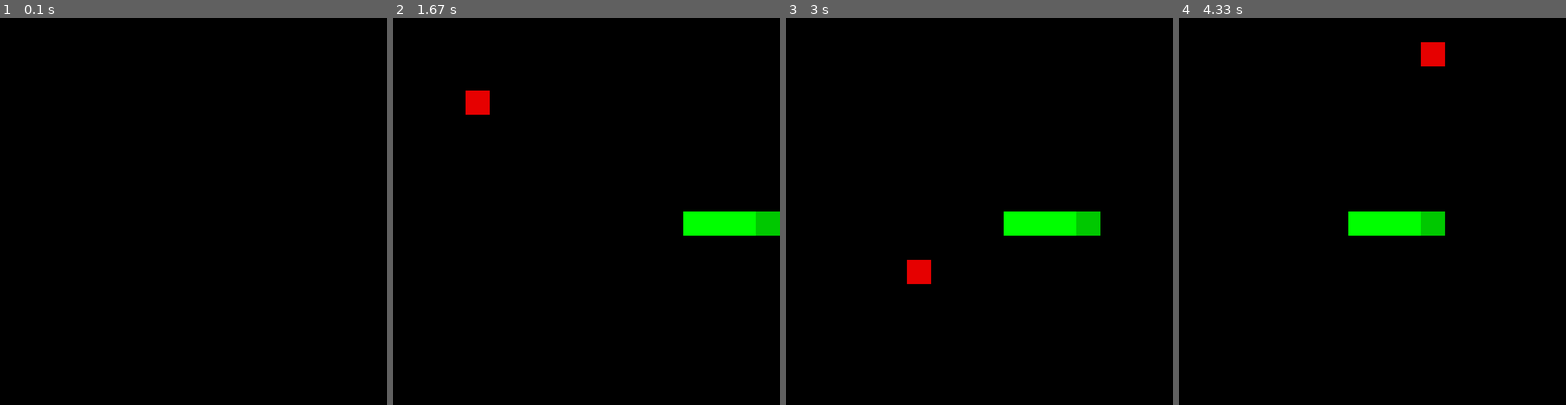
Above: before the commit, frames 1-4 (left to right).
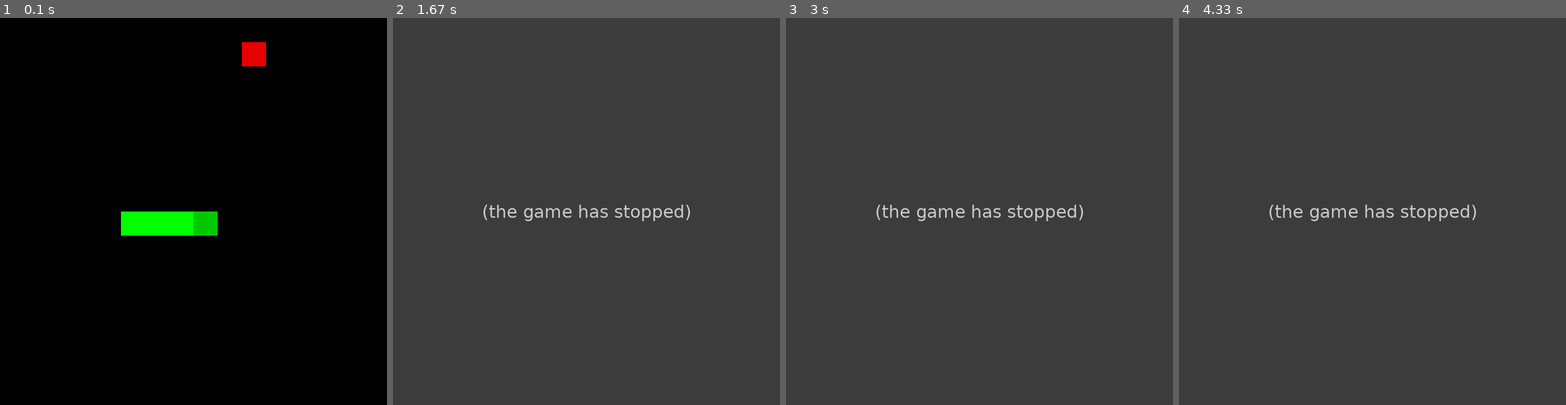
Above: after the commit, the same moments.

Repository: KeenbitGitHub/Snake_Pygame
Game: pygame game, started from population.py
Two runs of this game, one before a commit and one after it. Both use one fixed random seed, a clock stepped at 60 frames per second and the inputs below.
Inputs:
- Up to frame 1 (0.1 s): no input
- Up to frame 2 (1.67 s): no input
- Up to frame 3 (3 s): no input
- Up to frame 4 (4.33 s): no input

The runs differ from the first frame. In frame 1, 2.0% of the frame differs, in the area x 31-69%, y 6-57%; in frame 2, 100%, in the area x 0-100%, y 0-100%; in frame 3, 100%; in frame 4, 100%.
Error after the commit: ValueError: setting an array element with a sequence. The requested array has an inhomogeneo...; the game stopped at 0.95 s (later frames are placeholders)

Commit message:
something

Diff:
--- a/NeuralNetwork/HiddenLayer.py
+++ b/NeuralNetwork/HiddenLayer.py
@@ -1,14 +1,43 @@
+"""
+====================================================================
+                        Hidden Layer
+--------------------------------------------------------------------
+The following is a class representing a hidden layer and the output
+layer of the neural network, as well as the input weights of the
+layer. The class takes the amount of dimensions of the layer and the
+amount of dimensions of the input layer as parameters.
+====================================================================
+"""
+
 import numpy as np
 
-""" Class for a hidden layer and the output layer """
 class HiddenLayer:
-    def __init__(self, dimensions, dim_from):
-        self.dimensions = dimensions
-        self.a = np.zeros((dimensions, 1))
-        self.b = np.random.uniform(size = (dimensions, 1))
-        self.grad = np.zeros((dimensions, 1))
-        self.weights = np.random.uniform(low = -1.0, high = 1.0, size = (dimensions, dim_from))
+    def __init__(self, dimensions, dim_from, activation):
+        self.dimensions = dimensions # Amount of dimensions of the layer
+        self.a = np.zeros((dimensions, 1)) # Values of the nodes
+        self.b = np.random.normal(0, 1, (dimensions, 1)) # Bias of each node
+        self.grad = np.zeros((dimensions, 1)) # Used for gradient descent
+        self.weights = np.random.normal(0, 1, (dimensions, dim_from)) # Input weights
+        self.activation = activation # Activation function of the layer
 
-    def feedforward(self, input_weights, input_a):
-        for i in range(self.dimensions):
-            self.a[i] = 1/(1 + np.exp(-1 * (np.matmul(input_weights[i], input_a) + self.b[i])))
+    # Sigmoid activation function
+    def sigmoid(self, input_a, i):
+        return 1/(1 + np.exp(-1 * (np.matmul(self.weights[i], input_a) + self.b[i])))
+
+    # ReLu activation function
+    def relu(self, input_a, i):
+        res = np.matmul(self.weights[i], input_a) + self.b[i]
+        return max(res, 0)
+
+    # Feeds forward the layer
+    def feedforward(self, input_a):
+        if (self.activation == "sigmoid"):
+            for i in range(self.dimensions):
+                self.a[i] = self.sigmoid(input_a, i)
+
+        elif (self.activation == "relu"):
+            for i in range(self.dimensions):
+                self.a[i] = self.relu(input_a, i)
+
+        else:
+            raise Exception("Unknown activation function: " + self.activation)
--- a/NeuralNetwork/InputLayer.py
+++ b/NeuralNetwork/InputLayer.py
@@ -1,9 +1,20 @@
+"""
+==================================================================
+                        Input layer
+-----------------------------------------------------------------
+The following is a class representing the input layer of the
+neural network. It takes the amount of dimensions of the layer
+as parameter.
+==================================================================
+"""
+
+
 import numpy as np
 
 class InputLayer:
     def __init__(self, dimensions):
-        self.dimensions = dimensions
-        self.a = np.zeros((dimensions, 1))
+        self.dimensions = dimensions # Amount of dimensions of the layer
+        self.a = np.zeros((dimensions, 1)) # Values of the nodes
 
     def feedforward(self, x):
         self.a = x
--- a/NeuralNetwork/NeuralNetwork.py
+++ b/NeuralNetwork/NeuralNetwork.py
@@ -1,32 +1,64 @@
+"""
+================================================================================================================
+                                NEURAL NETWORK IMPLEMENTATION FROM SCRATCH
+----------------------------------------------------------------------------------------------------------------
+The Following is an implementation of a fully connected neural network only using Python.
+The network supports multiple layers, each with different dimensions. However, the only activationfunction
+supported is the sigmoid function, and the only loss function suported is the mean squared error.
+The class has been tested on the XOR-problem.
+All the training data needs to be of 2D shape (both X and Y) - for prediction, the data should be of 1D shape.
+================================================================================================================
+"""
+
 import numpy as np
-from NeuralNetwork.HiddenLayer import HiddenLayer
-from NeuralNetwork.InputLayer import InputLayer
+from .HiddenLayer import HiddenLayer
+from .InputLayer import InputLayer
 
 class NeuralNetwork:
     def __init__(self, input_dimensions):
         self.n_layers = 1
         self.layers = np.array([InputLayer(input_dimensions)])
 
-    def add_layer(self, dimensions):
-        self.layers = np.append(self.layers, HiddenLayer(dimensions, self.layers[self.n_layers - 1].dimensions))
+    # Method for adding a layer. The last added layer will be used as the output layer of the network.
+    # Takes as argument the amount of dimensions of the layer.
+    def add_layer(self, dimensions, activation = "sigmoid"):
+        self.layers = np.append(self.layers, HiddenLayer(dimensions, self.layers[self.n_layers - 1].dimensions, activation))
         self.n_layers += 1
 
-    @staticmethod
-    def sigmoid_derived(x):
+    # Derived sigmoid activation function
+    def sigmoid_derived(self, x):
         return np.multiply(x, 1.0 - x)
 
-    def find_error(self, prediction, true_value):
+    # Derived relu activation function
+    def relu_derived(self, x):
+        return 0 if x <= 0 else 1
+
+    # Mean squared error
+    @staticmethod
+    def find_error(prediction, true_value):
         return np.mean(np.power(np.subtract(prediction, true_value), 2))
 
-    def train(self, X, t, n_epoch, learning_rate = 1.0, batch_size = 20):
+    # Fits the network.
+    # Parameters:
+    #   X: The input data
+    #   Y: The targeted data
+    #   n_epoch: The amount of epochs the network should fit for
+    #   learning_rate: The learning rate.
+    def fit(self, X, Y, n_epoch, learning_rate = 1.0):
         def update_weights(l, j, k):
-            self.layers[l].weights[j, k] -= learning_rate * self.layers[l - 1].a[k] * NeuralNetwork.sigmoid_derived(self.layers[l].a[j]) * self.layers[l].grad[j]
+            if (self.layers[l].activation == "sigmoid"):
+                self.layers[l].weights[j, k] -= learning_rate * self.layers[l - 1].a[k] * self.sigmoid_derived(self.layers[l].a[j]) * self.layers[l].grad[j]
+            elif (self.layers[l].activation == "relu"):
+                self.layers[l].weights[j, k] -= learning_rate * self.layers[l - 1].a[k] * self.relu_derived(self.layers[l].a[j]) * self.layers[l].grad[j]
 
         def update_bias(l, j):
-            self.layers[l].b[j] -= learning_rate * NeuralNetwork.sigmoid_derived(self.layers[l].a[j]) * self.layers[l].grad[j]
+            if (self.layers[l].activation == "sigmoid"):
+                self.layers[l].b[j] -= learning_rate * self.sigmoid_derived(self.layers[l].a[j]) * self.layers[l].grad[j]
+            elif (self.layers[l].activation == "relu"):
+                self.layers[l].b[j] -= learning_rate * self.relu_derived(self.layers[l].a[j]) * self.layers[l].grad[j]
 
         for epoch in range(n_epoch):
-            for (index, x), _t in zip(enumerate(X), t):
+            for (index, x), y in zip(enumerate(X), Y):
 
                 # Forwardpropagation
                 self._forwardprop(x)
@@ -35,34 +67,41 @@
                 for l in reversed(range(1, self.n_layers)): # Iterates through each layer (except input layer)
                     for j in range(self.layers[l].dimensions): # Iterates through each node of layer l
                         if (l == self.n_layers - 1): # If layer l is the output layer
-                            self.layers[l].grad[j] += 2 * (self.layers[l].a[j] - _t[j])
+                            self.layers[l].grad[j] += 2 * (self.layers[l].a[j] - y[j])
                         else:
                             for _j in range(self.layers[l + 1].dimensions):
-                                self.layers[l].grad[j] += self.layers[l + 1].weights[_j, j] * NeuralNetwork.sigmoid_derived(self.layers[l + 1].a[_j]) * self.layers[l + 1].grad[_j]
+                                if (self.layers[l].activation == "sigmoid"):
+                                    self.layers[l].grad[j] += self.layers[l + 1].weights[_j, j] * self.sigmoid_derived(self.layers[l + 1].a[_j]) * self.layers[l + 1].grad[_j]
+                                elif (self.layers[l].activation == "relu"):
+                                    self.layers[l].grad[j] += self.layers[l + 1].weights[_j, j] * self.relu_derived(self.layers[l + 1].a[_j]) * self.layers[l + 1].grad[_j]
 
-                if (index % batch_size == 0):
-                    for l in reversed(range(1, self.n_layers)):
-                        for j in range(self.layers[l].dimensions):
-                            self.layers[l].grad[j] /= batch_size
-                            for k in range(self.layers[l - 1].dimensions):
-                                update_weights(l, j, k)
-                            update_bias(l, j)
-                            self.layers[l].grad[j] = 0
+                # Adjusting weights
+                for l in reversed(range(1, self.n_layers)):
+                    for j in range(self.layers[l].dimensions):
+                        for k in range(self.layers[l - 1].dimensions):
+                            update_weights(l, j, k)
+                        update_bias(l, j)
+                        self.layers[l].grad[j] = 0
 
-            if (epoch % 1 == 0):
-                print("Epoch {} done. Error: {}".format(epoch, self.find_error(self.predict(x), _t)))
+            if (epoch % 10 == 0):
+                print("Epoch {} done. Error: {}".format(epoch, NeuralNetwork.find_error(self.predict(x), y)))
 
+    # Loads weights into the network
+    # Parameter:
+    #   weights: the weights which should be loaded into the network. Should be of 3d shape.
     def load_weights(self, weights):
         for l in range(1, self.n_layers):
             if (self.layers[l].weights.shape != weights[l - 1].shape):
                 raise Exception("Wrong dimensions given. Expected: {}, Given:{}".format(self.layers[l].weights.shape, weights[l - 1].shape))
-            self.layers[l].weights = weights[l - 1]
+            self.layers[l].weights = weights[l - 1].copy()
 
+    # Forward propogation. Used for fitting
     def _forwardprop(self, x):
         self.layers[0].feedforward(x)
         for l in range(1, self.n_layers):
-            self.layers[l].feedforward(self.layers[l].weights, self.layers[l - 1].a)
+            self.layers[l].feedforward(self.layers[l - 1].a)
 
+    # Method for predicting.
     def predict(self, x):
         self._forwardprop(x)
 
--- /dev/null
+++ b/NeuralNetwork/XOR.py
@@ -0,0 +1,53 @@
+"""
+================================================================================
+                        EXAMPLE ON USING THE NEURAL NETWORK
+--------------------------------------------------------------------------------
+
+The following is an exmple on how to use the neural network library in
+NeuralNetwor.py.
+In the following example, the neural network is being trained and tested on the
+XOR-problem
+================================================================================
+"""
+
+import numpy as np
+from NeuralNetwork import NeuralNetwork
+import random
+
+# Creating model
+model = NeuralNetwork(2) # Creates an input layer with 2 input nodes
+model.add_layer(2, activation = "sigmoid") # Creates a hidden layer with 2 input nodes
+model.add_layer(1, activation = "sigmoid") # Creates an output layer with 1 output node
+
+# Constants
+N_EPOCHS = 100
+N_SAMPLES = 1000
+LEARNING_RATE = 0.1
+
+# Generating data
+X = np.array([[0, 0]]).reshape((1, -1))
+y = np.array([[0]]).reshape((1, -1))
+
+for i in range(N_SAMPLES - 1):
+    rnd = random.randint(0, 3)
+    if (rnd == 0):
+        X = np.concatenate((X, [[0, 0]]), axis = 0)
+        y = np.concatenate((y, [[0]]), axis = 0)
+    elif (rnd == 1):
+        X = np.concatenate((X, [[1, 0]]), axis = 0)
+        y = np.concatenate((y, [[1]]), axis = 0)
+    elif (rnd == 2):
+        X = np.concatenate((X, [[0, 1]]), axis = 0)
+        y = np.concatenate((y, [[1]]), axis = 0)
+    elif (rnd == 3):
+        X = np.concatenate((X, [[1, 1]]), axis = 0)
+        y = np.concatenate((y, [[0]]), axis = 0)
+
+# Training
+model.fit(X, y, N_EPOCHS, learning_rate = LEARNING_RATE)
+
+# Predictions
+print(model.predict([0, 0])) # Should be 0
+print(model.predict([1, 1])) # Should be 0
+print(model.predict([1, 0])) # Should be 1
+print(model.predict([0, 1])) # Should be 1
--- a/candidate.py
+++ b/candidate.py
@@ -6,7 +6,7 @@
 class candidate:
     def __init__(self):
         self.nn = NeuralNetwork(12)
-        self.nn.add_layer(12)
+        self.nn.add_layer(12, activation = "relu")
         self.nn.add_layer(4)
         self.game_instance = game.Game(False)
         self.fitness = 0
@@ -14,53 +14,57 @@
 
     def look_left(self):
         food_dist = -1
-        wall_dist = self.game_instance.snake_instance.head[0] + self.game_instance.BLOCK_WIDTH
+        wall_dist = 1/((self.game_instance.snake_instance.head[0] + self.game_instance.BLOCK_WIDTH)/self.game_instance.BLOCK_WIDTH)
         body_dist = -1
         for x in reversed(range(0, self.game_instance.snake_instance.head[0], self.game_instance.BLOCK_WIDTH)):
             if (x == self.game_instance.food_instance.position[0] and self.game_instance.snake_instance.head[1] == self.game_instance.food_instance.position[1]):
-                food_dist = self.game_instance.snake_instance.head[0] - x
+                #food_dist = (self.game_instance.snake_instance.head[0] - x)/self.game_instance.BLOCK_WIDTH
+                food_dist = 1
 
             if (x in self.game_instance.snake_instance.body[1:, 0] and self.game_instance.snake_instance.head[1] in self.game_instance.snake_instance.body[1:, 1]):
-                body_dist = self.game_instance.snake_instance.head[0] - x
+                body_dist = 1/((self.game_instance.snake_instance.head[0] - x)/self.game_instance.BLOCK_WIDTH)
 
         return food_dist, wall_dist, body_dist
 
     def look_right(self):
         food_dist = -1
-        wall_dist = self.game_instance.WIN_WIDTH - self.game_instance.snake_instance.head[0]
+        wall_dist = 1/((self.game_instance.WIN_WIDTH - self.game_instance.snake_instance.head[0])/self.game_instance.BLOCK_WIDTH)
         body_dist = -1
         for x in range(self.game_instance.snake_instance.head[0], self.game_instance.WIN_WIDTH, self.game_instance.BLOCK_WIDTH):
             if (x == self.game_instance.food_instance.position[0] and self.game_instance.snake_instance.head[1] == self.game_instance.food_instance.position[1]):
-                food_dist = x - self.game_instance.snake_instance.head[0]
+                #food_dist = (x - self.game_instance.snake_instance.head[0])/self.game_instance.BLOCK_WIDTH
+                food_dist = 1
 
             if (x in self.game_instance.snake_instance.body[1:, 0] and self.game_instance.snake_instance.head[1] in self.game_instance.snake_instance.body[1:, 1]):
-                body_dist = x - self.game_instance.snake_instance.head[0]
+                body_dist = 1/((x - self.game_instance.snake_instance.head[0])/self.game_instance.BLOCK_WIDTH)
 
         return food_dist, wall_dist, body_dist
 
     def look_up(self):
         food_dist = -1
-        wall_dist = self.game_instance.snake_instance.head[1] + self.game_instance.BLOCK_HEIGHT
+        wall_dist = 1/((self.game_instance.snake_instance.head[1] + self.game_instance.BLOCK_HEIGHT)/self.game_instance.BLOCK_HEIGHT)
         body_dist = -1
         for y in reversed(range(0, self.game_instance.snake_instance.head[1], self.game_instance.BLOCK_HEIGHT)):
             if (self.game_instance.snake_instance.head[0] == self.game_instance.food_instance.position[0] and y == self.game_instance.food_instance.position[1]):
-                food_dist = self.game_instance.snake_instance.head[1] - y
+                #food_dist = (self.game_instance.snake_instance.head[1] - y)/self.game_instance.BLOCK_HEIGHT
+                food_dist = 1
 
             if (y in self.game_instance.snake_instance.body[1:, 1] and self.game_instance.snake_instance.head[0] in self.game_instance.snake_instance.body[1:, 0]):
-                body_dist = self.game_instance.snake_instance.head[1] - y
+                body_dist = 1/((self.game_instance.snake_instance.head[1] - y)/self.game_instance.BLOCK_HEIGHT)
 
         return food_dist, wall_dist, body_dist
 
     def look_down(self):
         food_dist = -1
-        wall_dist = self.game_instance.WIN_HEIGHT - self.game_instance.snake_instance.head[1]
+        wall_dist = 1/((self.game_instance.WIN_HEIGHT - self.game_instance.snake_instance.head[1])/self.game_instance.BLOCK_HEIGHT)
         body_dist = -1
         for y in range(self.game_instance.snake_instance.head[1], self.game_instance.WIN_HEIGHT, self.game_instance.BLOCK_HEIGHT):
             if (self.game_instance.snake_instance.head[0] == self.game_instance.food_instance.position[0] and y == self.game_instance.food_instance.position[1]):
-                food_dist = y - self.game_instance.snake_instance.head[1]
+                #food_dist = (y - self.game_instance.snake_instance.head[1])/self.game_instance.BLOCK_HEIGHT
+                food_dist = 1
 
             elif (y in self.game_instance.snake_instance.body[1:, 1] and self.game_instance.snake_instance.head[0] in self.game_instance.snake_instance.body[1:, 0]):
-                body_dist = y - self.game_instance.snake_instance.head[1]
+                body_dist = 1/((y - self.game_instance.snake_instance.head[1])/self.game_instance.BLOCK_HEIGHT)
 
         return food_dist, wall_dist, body_dist
 
@@ -74,6 +78,7 @@
         return np.argmax(pred)
 
     def move(self):
+        """
         self.feedforward()
         keys = pygame.key.get_pressed()
         for event in pygame.event.get():
@@ -109,7 +114,6 @@
         elif (move == 3 and self.game_instance.direction != (0, 1) and not self.game_instance.update_move):
             self.game_instance.direction = (0, -1)
             self.game_instance.update_move = True
-        """
 
         self.game_instance.main()
 
--- a/game.py
+++ b/game.py
@@ -88,7 +88,7 @@
             while self.snake_instance.alive:
                 self.player_input()
                 self.update_move = False
-                self.UPDATE_SPEED = 200
+                self.UPDATE_SPEED = 5
 
                 self.snake_instance.move(self.direction, self.BLOCK_SIZE)
                 pygame.time.delay(self.UPDATE_SPEED)
@@ -98,7 +98,7 @@
 
         else:
             self.update_move = False
-            self.UPDATE_SPEED = 200
+            self.UPDATE_SPEED = 5
 
             self.snake_instance.move(self.direction, self.BLOCK_SIZE)
             pygame.time.delay(self.UPDATE_SPEED)
--- a/population.py
+++ b/population.py
@@ -5,7 +5,7 @@
 import matplotlib.pyplot as plt
 
 class population:
-    def __init__(self, SIZE, N_GENS, mutation_rate = 0.1):
+    def __init__(self, SIZE, N_GENS, mutation_rate = 0.05):
         self.SIZE = SIZE
         self.N_GENS = N_GENS
         self.mutation_rate = mutation_rate
@@ -27,7 +27,6 @@
                 print("Running candidate {} out of {}".format(c_index, self.SIZE))
                 element.run()
                 e_fitness.append(element.fitness)
-                print(element.fitness)
             runs.append(np.mean(e_fitness))
 
             self.reproduce(e_fitness)
@@ -49,6 +48,7 @@
         # Finds parents
         parent1 = self.pick_parent(pop_fitness)
         parent2 = self.pick_parent(pop_fitness)
+
         # Cross over
         reproduction = np.array([np.array(parent1.nn.layers[1].weights), np.array(parent1.nn.layers[2].weights)])
         rnd_layer = np.random.randint(1, parent1.nn.n_layers - 1)
@@ -64,7 +64,7 @@
                 for el_index, element in enumerate(row):
                     if (el_index < rnd_col):
                         continue
-                    reproduction[l_index][r_index][el_index] = parent2.nn.layers[l_index + 1].weights[r_index][el_index]
+                    reproduction[l_index][r_index][el_index] = parent2.nn.layers[l_index + 1].weights[r_index][el_index].copy()
 
         # Creating new population with the new neural network
         self.create_population()
@@ -76,10 +76,9 @@
             if (rnd <= self.mutation_rate):
                 mutation = []
                 for layer in reproduction:
-                    mutation.append(layer + (np.random.normal(0, 1, size = layer.shape)/np.random.randint(1, 10)))
+                    mutation.append(layer + (np.random.normal(0, 1, size = layer.shape)))
 
                 candidate.nn.load_weights(mutation)
 
 
-
-pop = population(50, 50)
+pop = population(20, 50)
Not shown, added: NeuralNetwork/README.md
Binary file added: test.png
Not shown, changed: todo.txt
Not shown, added: NeuralNetwork/.gitignore
